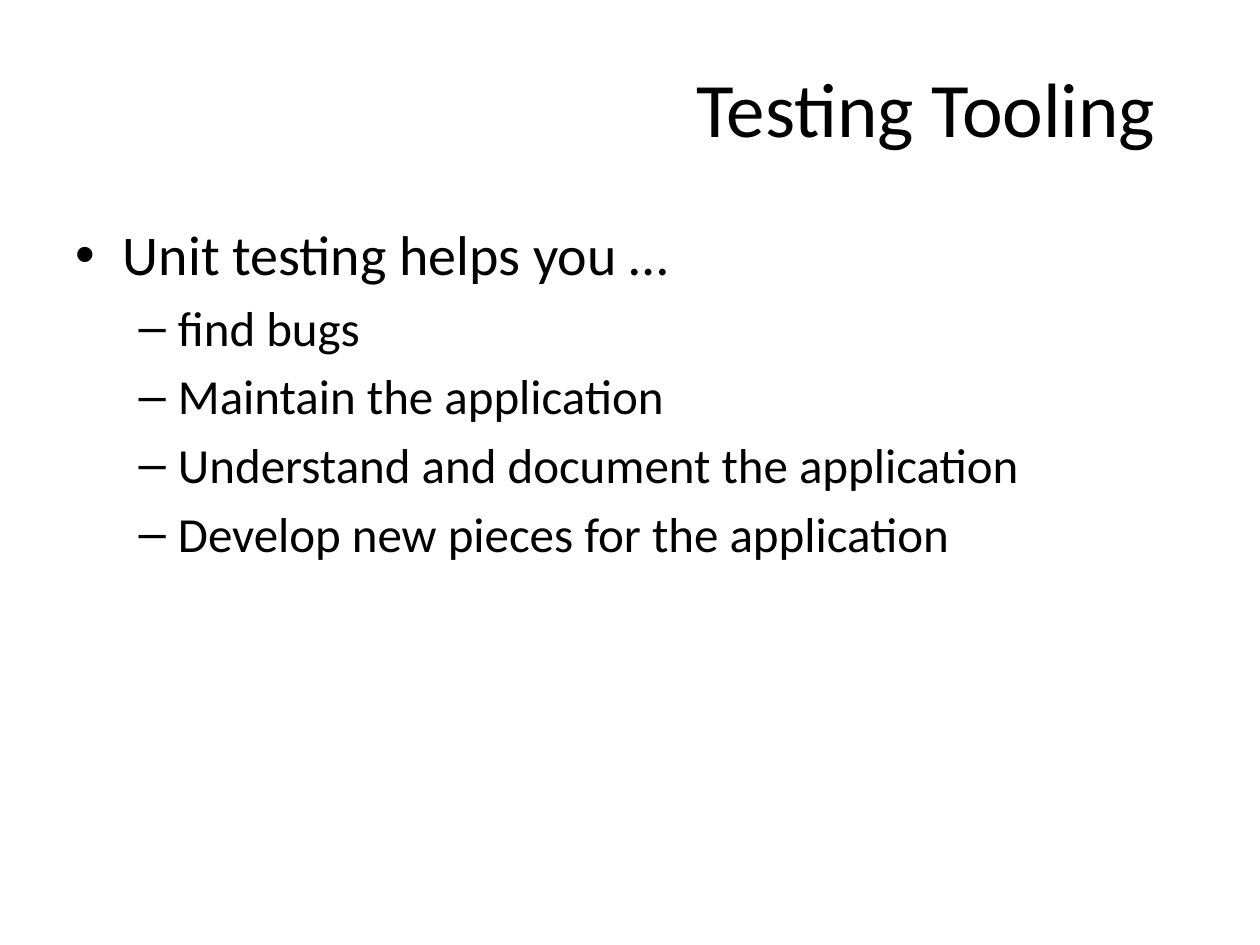
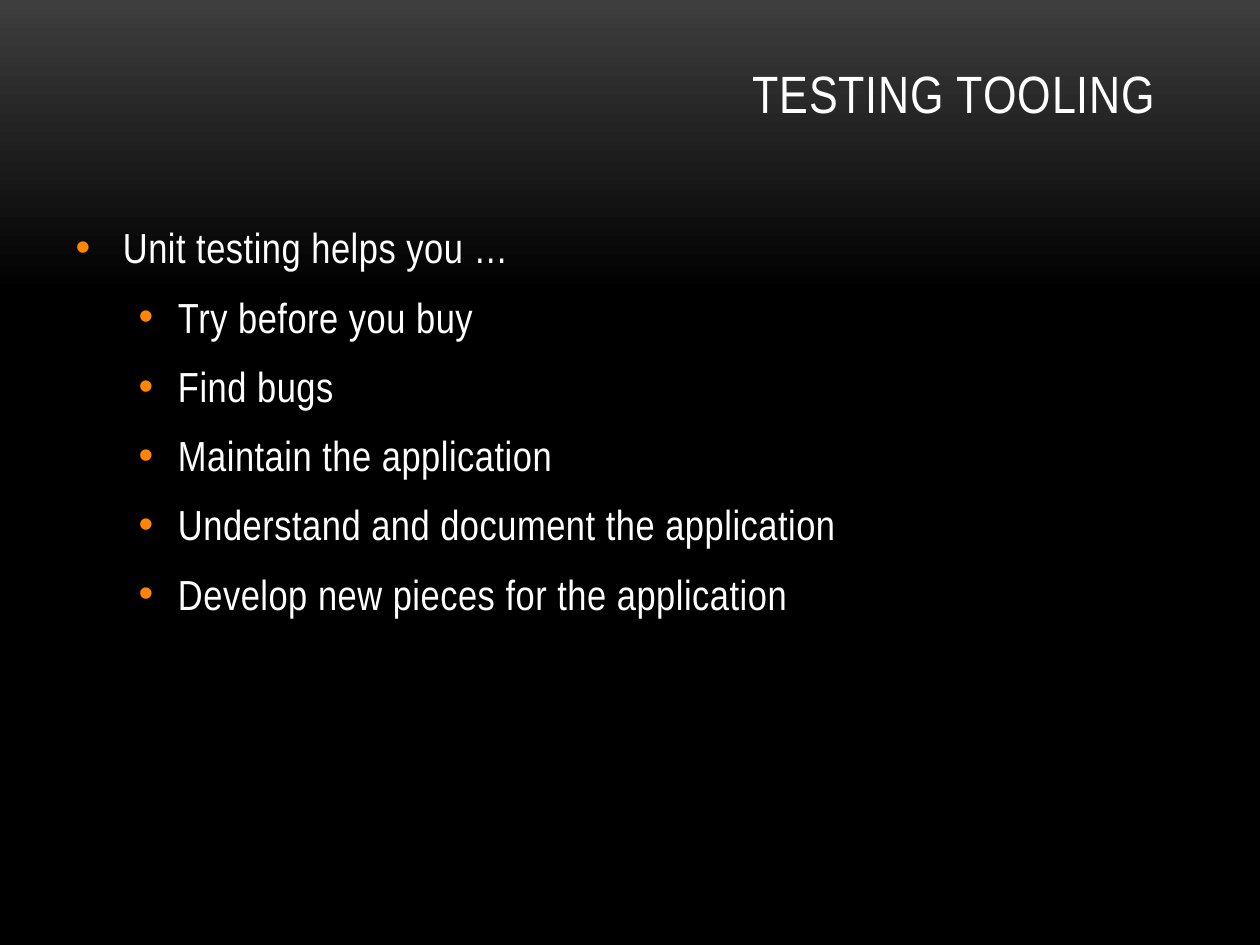
Before and after one commit to lozanotek/opensource, a slide deck: slide 32 of slides/open_source.pptx (slide 29 before the commit). Drawn at 1260x945 pixels with LibreOffice and Linux fonts; fonts in the diff are those of the drawing. Boxes give left, top, right and bottom in pixels: in the first picture for what was removed or moved away, otherwise in the second. Text is boxed around its words. In the diff, an @@ line names an element or a change of style, - is before the commit and + after.

```diff
--- a/slides/open_source.pptx
+++ b/slides/open_source.pptx
@@ background #FFFFFF to gradient #3F3F3F to #000000 @@
@@ title at bbox=[752, 76, 1155, 114]: text changed; size 44 to 30 pt; font Calibri to Arial Narrow; text colour #000000 to #FFFFFF @@
-Testing Tooling
+TESTING TOOLING
@@ text at bbox=[123, 232, 835, 619]: size 32 to 24 pt in "Unit testing helps you …"; font Calibri to Arial Narrow, text colour #000000 to #FFFFFF, letter spacing 0 to 0.3 pt in "Unit testing helps you …", "Maintain the application", "Understand and document the application", "Develop new pieces for the application"; size 28 to 24 pt in "Maintain the application", "Understand and document the application", "Develop new pieces for the application"; more space between paragraphs; bullet – to • @@
@@ text at bbox=[178, 302, 473, 411]: text changed; size 28 to 24 pt; font Calibri to Arial Narrow; text colour #000000 to #FFFFFF @@
-  – find bugs
+  • Try before you buy
+  • Find bugs
```
Also in this commit, not shown: 38 other slides changed, 5 slides added, 1 slide removed.
